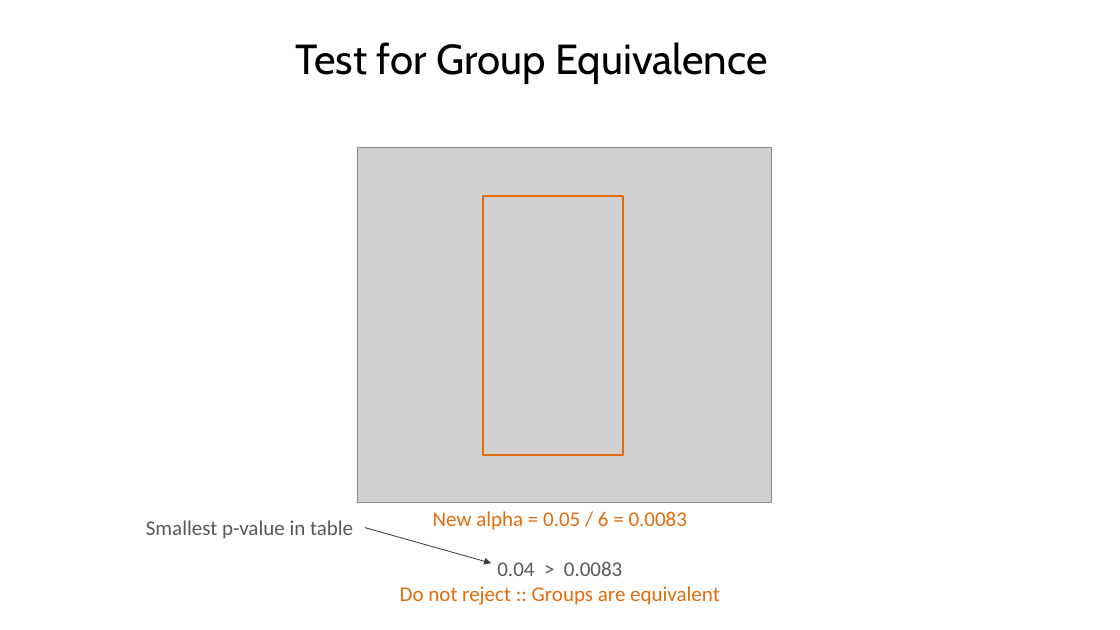
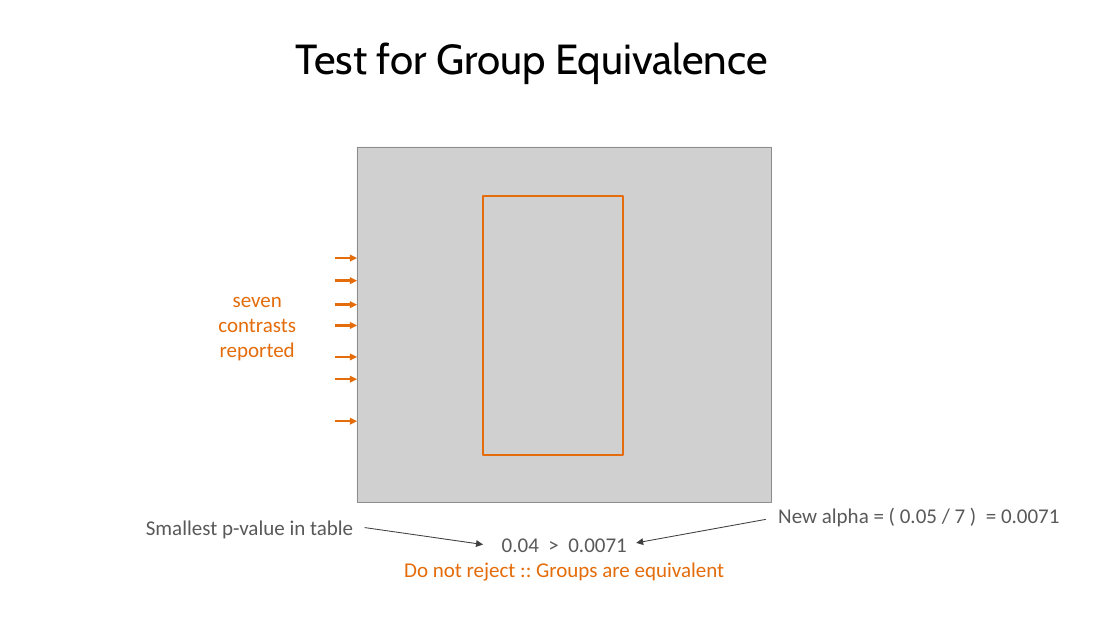
Before and after one commit to DS4PS/cpp-524-spr-2020, a slide deck: slide 41 of lectures/p-02-tests-for-cf-validity.pptx. Drawn at 1120x630 pixels with LibreOffice and Linux fonts; fonts in the diff are those of the drawing; grey boxes stand for pictures. Boxes give left, top, right and bottom in pixels: in the first picture for what was removed or moved away, otherwise in the second. Text is boxed around its words. In the diff, an @@ line names an element or a change of style, - is before the commit and + after.

```diff
--- a/lectures/p-02-tests-for-cf-validity.pptx
+++ b/lectures/p-02-tests-for-cf-validity.pptx
@@ arrow added from (335, 258) to (357, 258), #E46C0A 2 pt @@
@@ text added at <box>218,297,296,361</box>, 18 pt, text #E46C0A @@
+seven
+contrasts
+reported
@@ arrow added from (335, 281) to (357, 281), #E46C0A 2 pt @@
@@ arrow added from (335, 305) to (357, 305), #E46C0A 2 pt @@
@@ arrow added from (335, 326) to (357, 326), #E46C0A 2 pt @@
@@ arrow added from (335, 357) to (357, 357), #E46C0A 2 pt @@
@@ arrow added from (335, 379) to (357, 379), #E46C0A 2 pt @@
@@ arrow added from (335, 421) to (357, 421), #E46C0A 2 pt @@
@@ text added at <box>778,508,1059,527</box>, 18 pt, text #595959 @@
+New alpha = ( 0.05 / 7 ) = 0.0071
@@ arrow moved from (365, 528) - (492, 563) to (365, 528) - (483, 544) @@
@@ text at <box>404,538,725,581</box>: text changed @@
-New alpha = 0.05 / 6 = 0.0083
-0.04 > 0.0083
-Do not reject :: Groups are equivalent
+0.04 > 0.0071
+Do not reject :: Groups are equivalent
@@ arrow added from (766, 519) to (636, 543), #404040 0.75 pt @@
```
Also in this commit, not shown: 1 other file.
